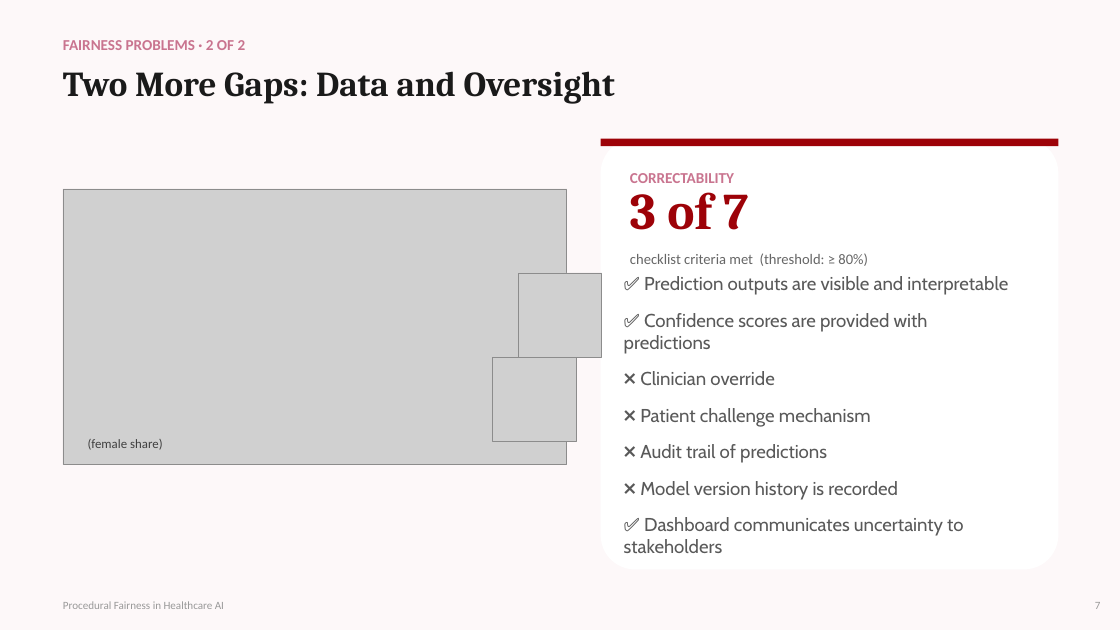
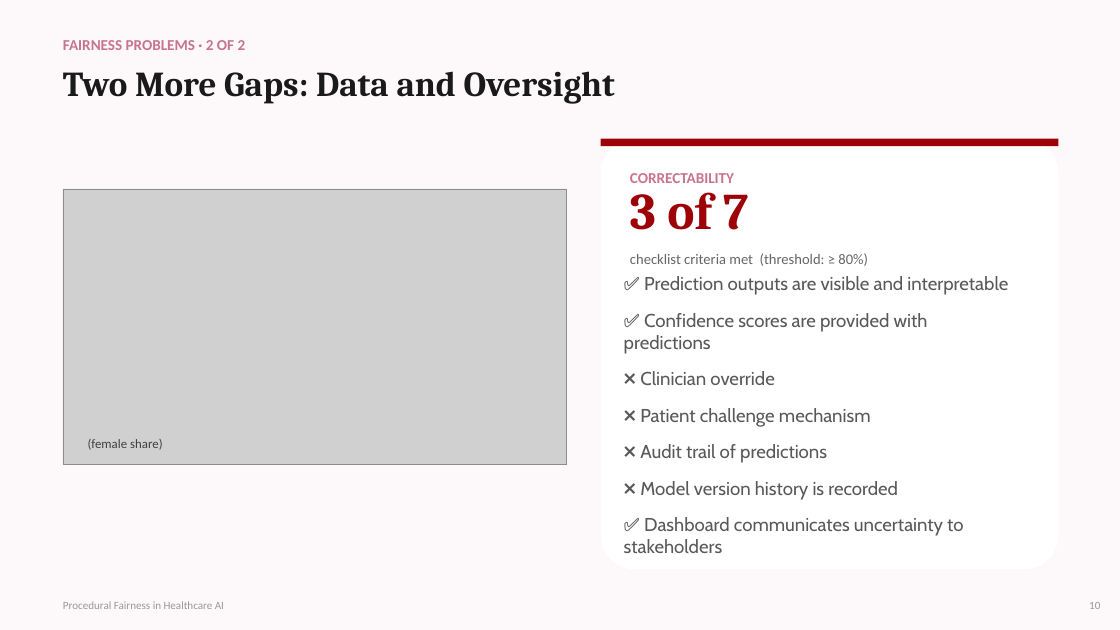
Before and after one commit to Kscarce/fairness-dashboard, a slide deck: slide 11 of dissertation_defense_presentation.pptx. Drawn at 1120x630 pixels with LibreOffice and Linux fonts; fonts in the diff are those of the drawing; grey boxes stand for pictures. Boxes give left, top, right and bottom in pixels: in the first picture for what was removed or moved away, otherwise in the second. Text is boxed around its words. In the diff, an @@ line names an element or a change of style, - is before the commit and + after.

```diff
--- a/dissertation_defense_presentation.pptx
+++ b/dissertation_defense_presentation.pptx
@@ picture removed at (518,273,602,357) @@
@@ picture removed at (492,358,576,442) @@
@@ text at (1089,602,1100,609): text changed @@
-7
+10
```
Also in this commit, not shown: 14 other slides changed, 1 slide added, 1 slide removed, 2 other files.
